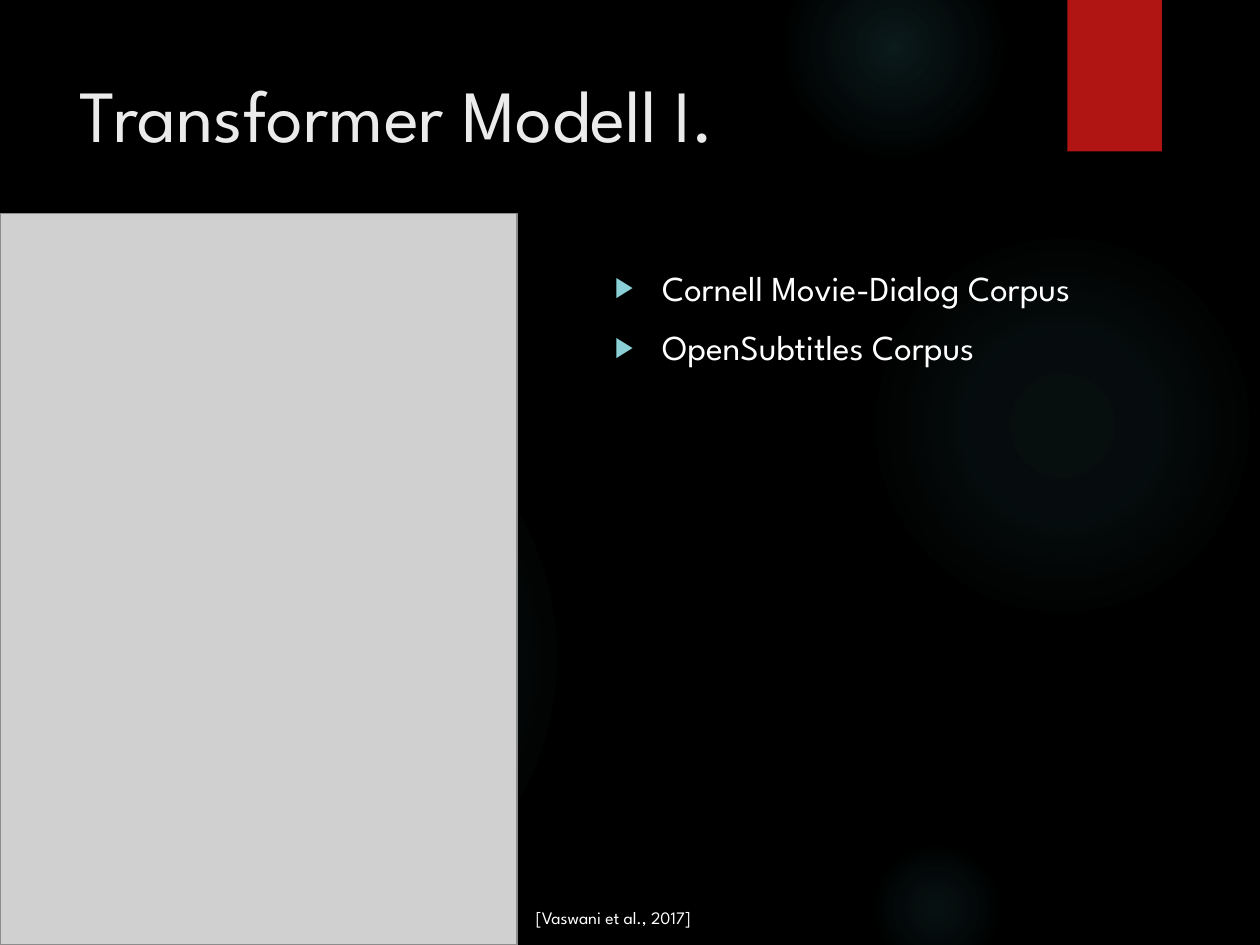
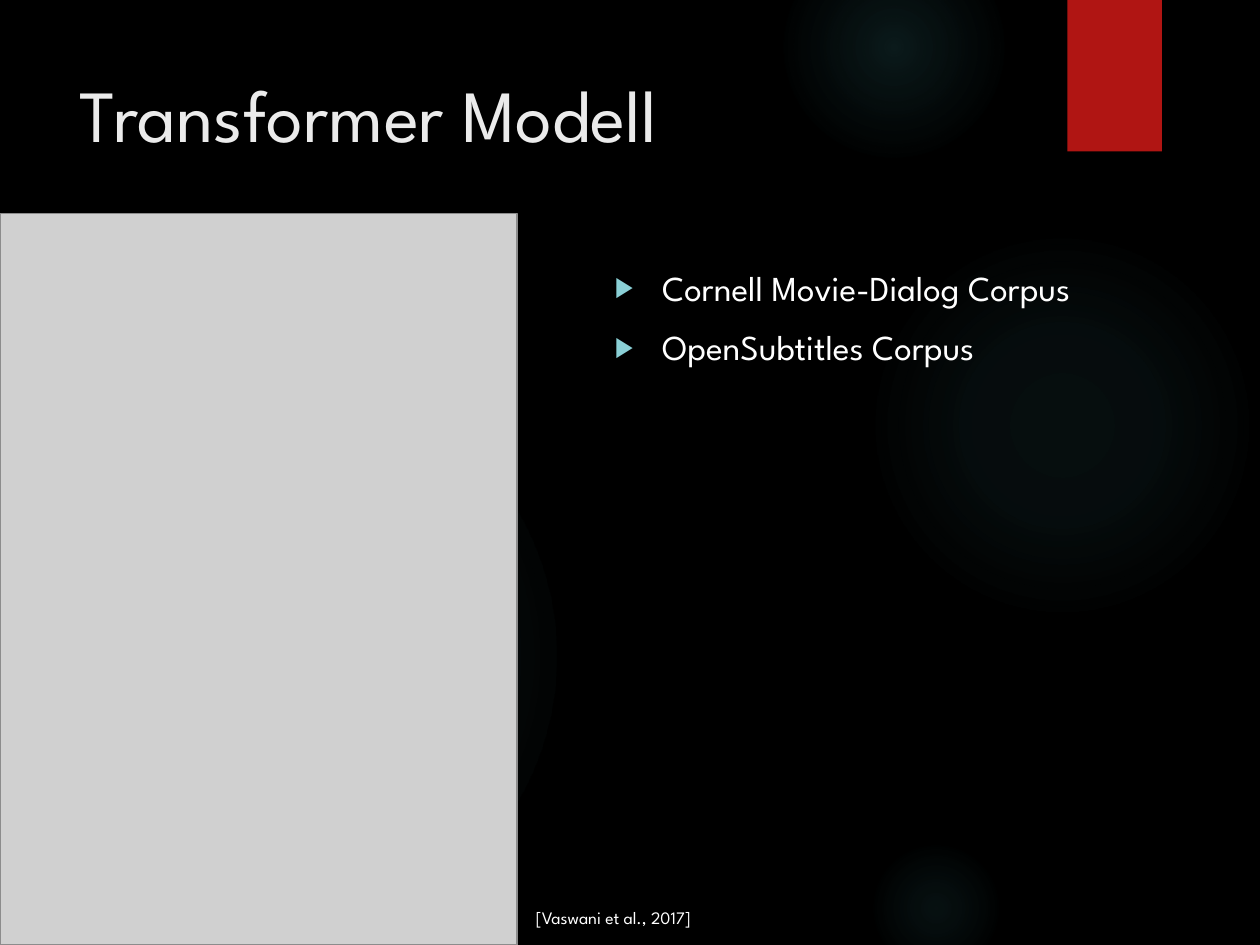
Before and after one commit to ricsinaruto/Seq2seqChatbots, a slide deck: slide 9 of doc/tdk.pptx. Drawn at 1260x945 pixels with LibreOffice and Linux fonts; fonts in the diff are those of the drawing; grey boxes stand for pictures; background and template pictures are left out. Boxes give left, top, right and bottom in pixels: in the first picture for what was removed or moved away, otherwise in the second. Text is boxed around its words. In the diff, an @@ line names an element or a change of style, - is before the commit and + after.

```diff
--- a/doc/tdk.pptx
+++ b/doc/tdk.pptx
@@ title at (79, 90, 656, 143): text changed @@
-Transformer Modell I.
+Transformer Modell
```
Also in this commit, not shown: 8 other slides changed, 1 slide added.
